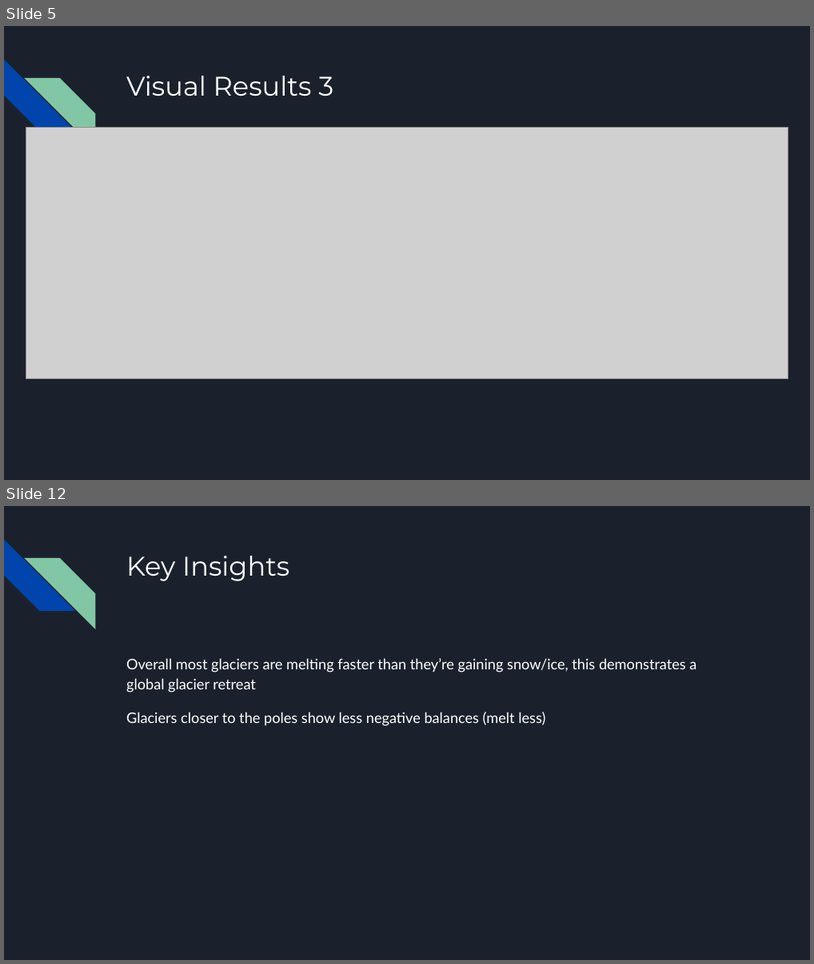
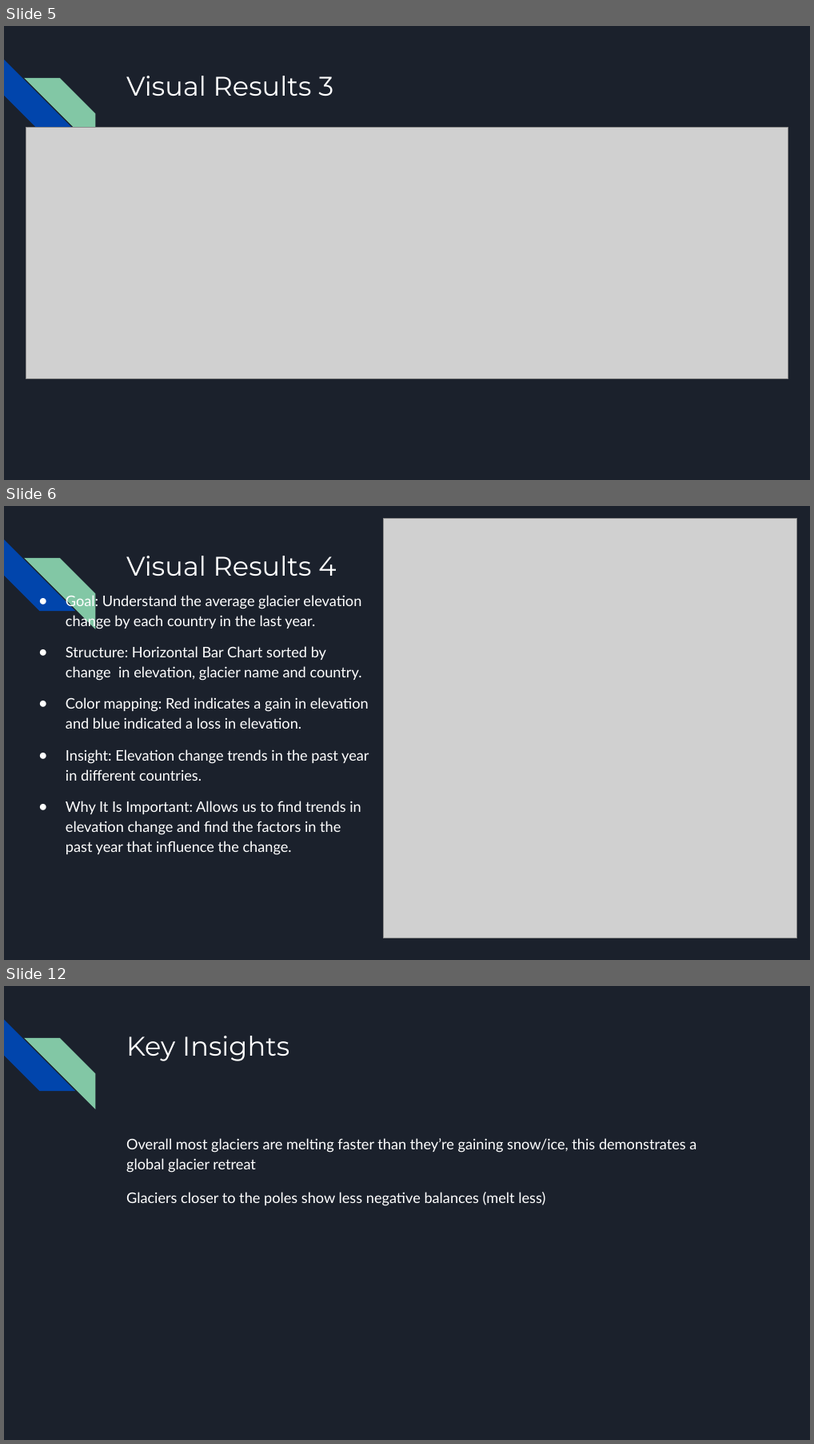
Before and after one commit to VodkaNoodles/CS445-GROUP8, a slide deck: CS445 SLIDES.pptx. Shown one above the other, each under a label of ours: slides 5 and 12 before the commit, slides 5, 6 and 12 after it; the slides between them are not shown. The pictures are 814x964 and 814x1444 pixels, drawn with LibreOffice and Linux fonts; fonts in the diff are those of the drawing; grey boxes stand for pictures. Boxes give left, top, right and bottom in pixels: in the first picture for what was removed or moved away, otherwise in the second. Text is boxed around its words. In the diff, an @@ line names an element or a change of style, - is before the commit and + after.

```diff
--- a/CS445 SLIDES.pptx
+++ b/CS445 SLIDES.pptx
@@ slide 6 added at <box>4,506,810,960</box>, background #1B212C; not listed: 2 template elements that a slide beside it also shows @@
@@ picture added at <box>384,518,798,937</box> @@
@@ title added at <box>126,556,336,576</box>, 24 pt, text #FFFFFF @@
+Visual Results 4
@@ text added at <box>66,593,369,855</box>, 13 pt, text #FFFFFF @@
+● Goal: Understand the average glacier elevation change by each country in the last year.
+● Structure: Horizontal Bar Chart sorted by change in elevation, glacier name and country.
+● Color mapping: Red indicates a gain in elevation and blue indicated a loss in elevation.
+● Insight: Elevation change trends in the past year in different countries.
+● Why It Is Important: Allows us to find trends in elevation change and find the factors in the past year that influence the change.
```
Also in this commit, not shown: 3 slides changed, 2 other slides added, 3 slides removed.
